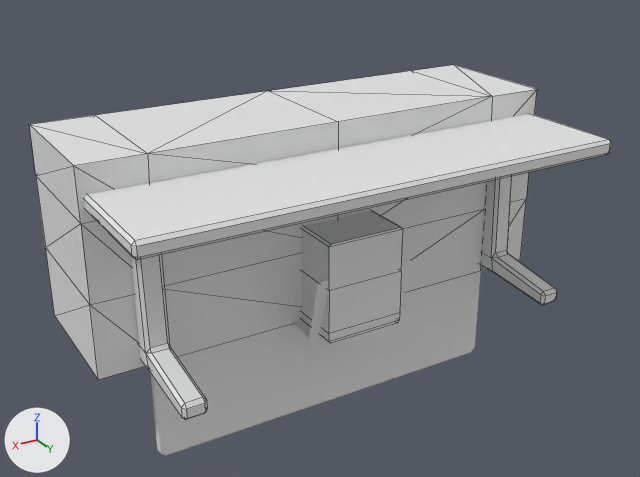
Before and after pictures for a commit that changed the FBX model My project/Assets/Objects/Bas/props.fbx.
Both versions are drawn from a camera (50 mm lens) standing at (1.72, 2.73, 1.71) and looking at (0.05, -0.05, 0.32). Every picture has the same lights, and +X, +Y and +Z are marked at lower left. Mesh edges are drawn as thin lines on the coarser meshes. Where no turn or scale is listed for an object, it has been applied to the vertices.

Script lines for the objects in view, before the commit:
```python
me_cube_003 = bpy.data.meshes.new('Cube.003')
me_cube_003.from_pydata(...)  # 59 vertices, 104 faces; spans x -1.0..1.0, y -0.56..0.0, z 0.0..0.8
me_cube_006 = bpy.data.meshes.new('Cube.006')
me_cube_006.from_pydata(...)  # 52 vertices, 48 faces; spans x -0.165..0.165, y -0.207..0.207, z 0.0..0.414
me_cube_010 = bpy.data.meshes.new('Cube.010')
me_cube_010.from_pydata(...)  # 128 vertices, 132 faces; spans x -0.98..0.98, y -0.46..0.46, z 0.0..0.7
ob_cube = bpy.data.objects.new('Cube', me_cube_003)
ob_cube.location = (0.0, 0.0, 0.0)
ob_cube_005 = bpy.data.objects.new('Cube.005', me_cube_006)
ob_cube_005.location = (0.0, 0.0, 0.0)
ob_tafel = bpy.data.objects.new('tafel', me_cube_010)
ob_tafel.location = (0.0, 0.0, 0.0)
# also in view: 'tv' at (0.0, -0.03, 0.0); 'laptop' at (0.0, 0.03, 0.13)
```
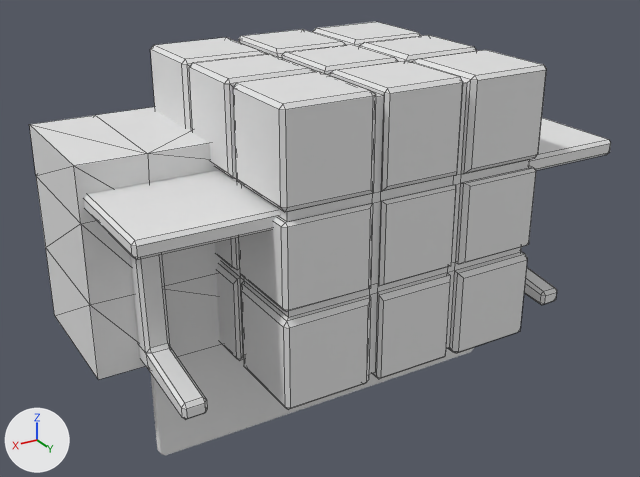
Changed parts and their boxes [x1, y1, x2, y2] in the pictures (640 x 477 px):
'Cube.001', added
    after: [150, 22, 547, 410]
'tv', unchanged, covered by the edit
    before: [151, 271, 481, 455]
    after: [151, 345, 474, 455]
'Cube.005', unchanged, covered by the edit
    before: [301, 210, 403, 343]

What changed in the scene script:
```text
Add me_cube_003_1:
    me_cube_003_1.from_pydata(...)  # 504 vertices, 530 faces; spans x -0.526..0.526, y -0.526..0.526, z 0.0..1.052
Add ob_cube_001:
    ob_cube_001 = bpy.data.objects.new('Cube.001', me_cube_003_1)
    ob_cube_001.location = (0.0, 0.0, 0.0)
```
